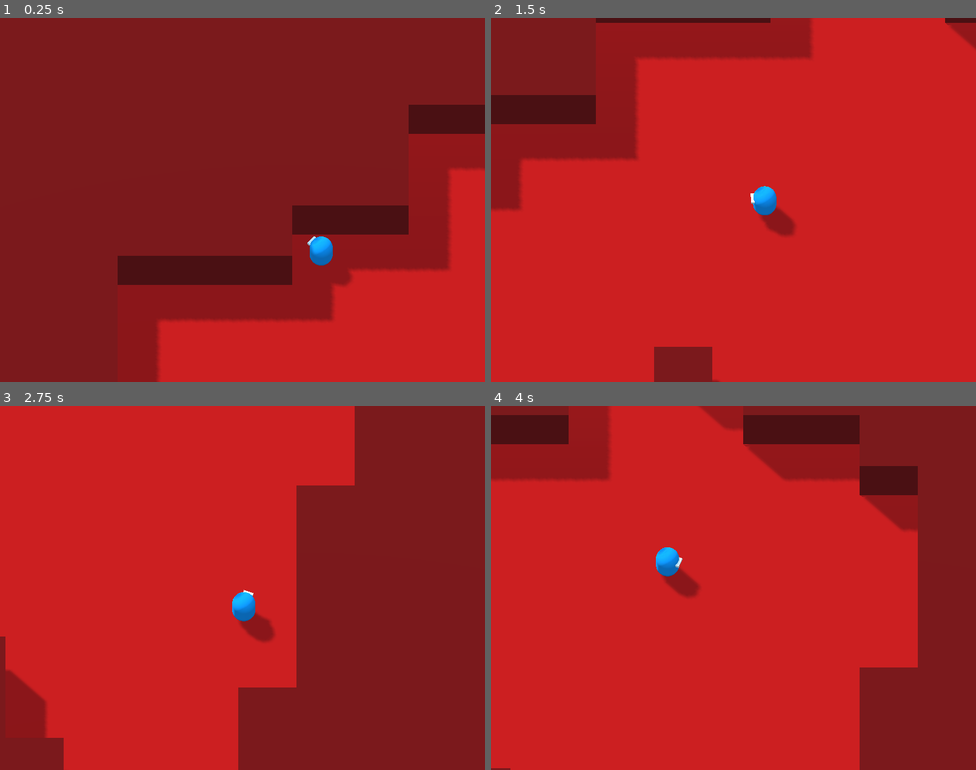
Above: before the commit, frames 1-4 (two rows, left to right).
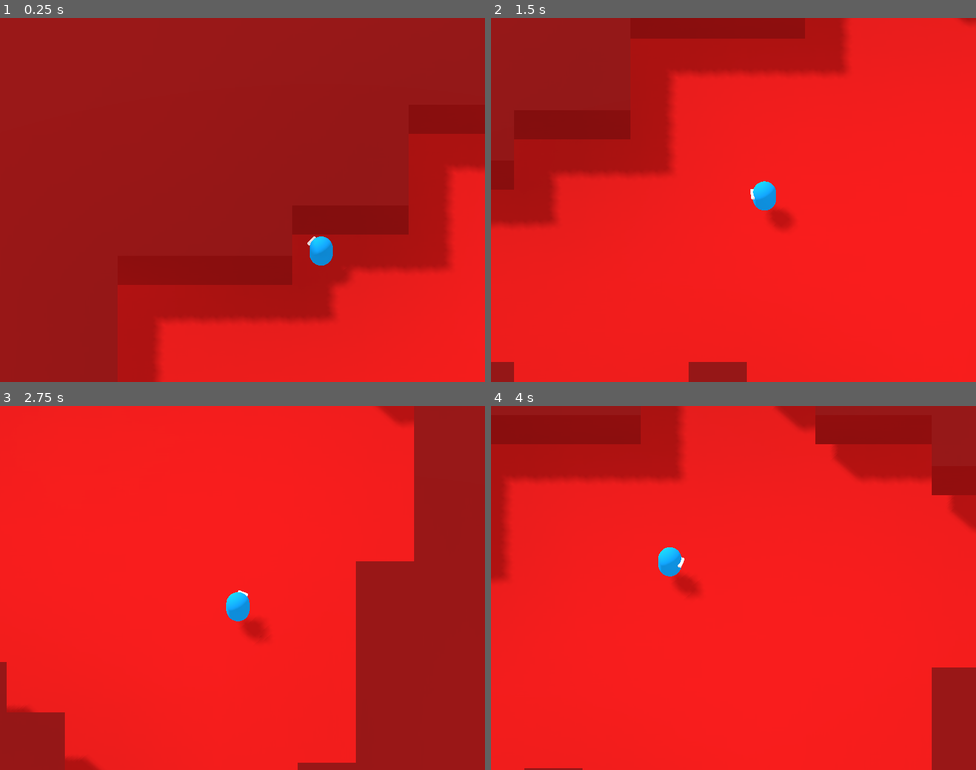
Above: after the commit, the same moments.

Repository: magnanix-dev/GoGodotGameJam3
Game: Godot game, scene res://assets/scenes/development/Testing.tscn
Same seed, same stepped clock (60 frames per second), same inputs: the game is played once before the commit and once after it.
Inputs (mouse positions are in pixels of both pictures, inside the frame that each line leads up to):
- Up to frame 1 (0.25 s): no input
- Up to frame 2 (1.5 s): move the mouse to (840, 181) at 0.52 s; hold D (move_right) 0.53-1.28 s; hold Space (tertiary, bound only after the commit) 0.53-1.28 s; move the mouse to (636, 218) at 1.27 s; hold S (move_backward) from 1.28 s (still down); click (636, 218) at 1.35 s
- Up to frame 3 (2.75 s): tap Space (tertiary, bound only after the commit) at 1.55 s; move the mouse to (291, 507) at 2.02 s; release S (move_backward) at 2.03 s; hold D (move_right) from 2.03 s (still down); hold Space (tertiary, bound only after the commit) from 2.03 s (still down)
- Up to frame 4 (4 s): move the mouse to (709, 660) at 2.77 s; release D (move_right) at 2.78 s; release Space (tertiary, bound only after the commit) at 2.78 s; hold W (move_forward) 2.78-3.53 s; tap Space (tertiary, bound only after the commit) at 2.85, 3.8 s; move the mouse to (879, 642) at 3.52 s; press the mouse at (879, 642) at 3.53 s; hold A (move_left) from 3.53 s (still down)

The runs differ from the first frame. In frame 1, 96% of the frame differs, in the area x 0-100%, y 0-100%; in frame 2, 89%; in frame 3, 99%; in frame 4, 95%.

Commit message:
Add DASH state to player, and implement dash mechanics (boost speed, duration, and cooldown).

Diff:
--- a/assets/scenes/player/Player.tscn
+++ b/assets/scenes/player/Player.tscn
@@ -6,6 +6,7 @@
 [ext_resource path="res://assets/scripts/world/CameraPivot.gd" type="Script" id=4]
 [ext_resource path="res://assets/scripts/player/Stagger.gd" type="Script" id=5]
 [ext_resource path="res://assets/scripts/player/Death.gd" type="Script" id=6]
+[ext_resource path="res://assets/scripts/player/Dash.gd" type="Script" id=7]
 
 [sub_resource type="CapsuleMesh" id=1]
 radius = 0.2
@@ -41,11 +42,13 @@
 
 [node name="Mesh" type="MeshInstance" parent="."]
 transform = Transform( 1, 0, 0, 0, -4.37114e-08, -1, 0, 1, -4.37114e-08, 0, 0.3, 0 )
+use_in_baked_light = true
 mesh = SubResource( 1 )
 material/0 = SubResource( 3 )
 
 [node name="MeshInstance" type="MeshInstance" parent="Mesh"]
 transform = Transform( 1, 0, 0, 0, -4.37114e-08, 1, 0, -1, -4.37114e-08, 0, -0.187816, -0.106417 )
+use_in_baked_light = true
 mesh = SubResource( 4 )
 skeleton = NodePath("../..")
 material/0 = null
@@ -67,6 +70,9 @@
 
 [node name="Death" type="Node" parent="States"]
 script = ExtResource( 6 )
+
+[node name="Dash" type="Node" parent="States"]
+script = ExtResource( 7 )
 
 [node name="Pivot" type="Position3D" parent="."]
 script = ExtResource( 4 )
--- a/assets/scenes/world/Generator.tscn
+++ b/assets/scenes/world/Generator.tscn
@@ -10,14 +10,8 @@
 script = ExtResource( 1 )
 world_material = SubResource( 1 )
 
-[node name="DirectionalLight" type="DirectionalLight" parent="."]
-transform = Transform( -0.707107, 0.5, -0.5, 0, 0.707107, 0.707107, 0.707107, 0.5, -0.5, 0, 16, 0 )
+[node name="Sun" type="DirectionalLight" parent="."]
+transform = Transform( -0.707107, 0.5, -0.5, 0, 0.707107, 0.707107, 0.707107, 0.5, -0.5, 0, 0, 0 )
 shadow_enabled = true
-shadow_color = Color( 0.4, 0.4, 0.4, 1 )
-shadow_bias = -0.05
-shadow_contact = 0.05
-directional_shadow_blend_splits = true
-directional_shadow_normal_bias = 0.4
-directional_shadow_depth_range = 1
 
 [node name="Mesh" type="Node" parent="."]
--- /dev/null
+++ b/assets/scripts/player/Dash.gd
@@ -0,0 +1,36 @@
+extends 'Motion.gd'
+
+export var dash_power : float = 1024
+export var dash_duration : float = 0.25
+export var dash_cooldown : float = 1.5
+
+var enter_move_direction = Vector3.ZERO
+var enter_mouse_direction = Vector3.ZERO
+
+var dash_time = 0.0
+
+var dash_timer
+
+func enter():
+	owner.allow_dash = false
+	if not dash_timer:
+		dash_timer = Timer.new()
+		dash_timer.connect("timeout", owner, "_on_dash_timer_timeout")
+		add_child(dash_timer)
+	dash_timer.start(dash_cooldown)
+	enter_move_direction = get_input_direction()
+	enter_mouse_direction = (owner.mouse_position - owner.global_transform.origin).normalized()
+	dash_time = dash_duration
+
+func update(delta):
+	if enter_move_direction != Vector3.ZERO: #Global.settings.dash_direction:
+		move(enter_move_direction * dash_power * delta)
+	else:
+		move(enter_mouse_direction * (dash_power * delta))
+	dash_time -= (1/dash_duration) * delta
+	print(dash_time)
+	if dash_time <= 0.0:
+		emit_signal("finished", "previous")
+
+func move(velocity):
+	owner.move_and_slide(velocity, Vector3.UP)
--- a/assets/scripts/player/Death.gd
+++ b/assets/scripts/player/Death.gd
@@ -1 +1,4 @@
 extends 'res://assets/scripts/shared/State.gd'
+
+func enter():
+	owner.allow_mouselook = false
--- a/assets/scripts/player/Idle.gd
+++ b/assets/scripts/player/Idle.gd
@@ -1,6 +1,4 @@
 extends 'Motion.gd'
-
-export var max_speed : float = 450
 
 func enter():
 	# Handle animations here
--- a/assets/scripts/player/Motion.gd
+++ b/assets/scripts/player/Motion.gd
@@ -2,9 +2,10 @@
 
 var speed = 0.0
 var velocity = Vector3.ZERO
-var allow_mouselook = true
 
 func handle_input(event):
+	if event.is_action_pressed("tertiary") and owner.allow_dash:
+		emit_signal("finished", "dash")
 	return .handle_input(event)
 
 func get_input_direction():
--- a/assets/scripts/player/Move.gd
+++ b/assets/scripts/player/Move.gd
@@ -1,6 +1,6 @@
 extends 'Motion.gd'
 
-export var max_speed : float = 6
+export var max_speed : float = 4
 
 func enter():
 	speed = 0.0
--- a/assets/scripts/player/StateMachine.gd
+++ b/assets/scripts/player/StateMachine.gd
@@ -1,6 +1,7 @@
 extends KinematicBody
 
 signal changed_state
+signal can_dash
 
 var stack = []
 var current = null
@@ -9,9 +10,13 @@
 var drop_plane
 var mouse_position
 
+var allow_mouselook = true
+var allow_dash = true
+
 onready var map = {
 	'idle': $States/Idle,
 	'move': $States/Move,
+	'dash': $States/Dash,
 	'stagger': $States/Stagger,
 	'death': $States/Death,
 }
@@ -26,20 +31,21 @@
 	_change_state("idle")
 
 func _physics_process(delta):
-	if current.allow_mouselook:
+	if allow_mouselook:
 		_mouselook()
 	current.update(delta)
 
 func _input(event):
 	if event.is_action_pressed("primary"):
 		pass
+	current.handle_input(event)
 
 func _change_state(state):
 	if current: current.exit()
 
 	if state == "previous":
 		stack.pop_front()
-	elif state in ["stagger"]:
+	elif state in ["stagger", "dash"]:
 		stack.push_front(map[state])
 	else:
 		var new = map[state]
@@ -61,3 +67,7 @@
 
 	var target = Vector3(mouse_position.x, global_transform.origin.y, mouse_position.z)
 	look_at(target, Vector3.UP)
+
+func _on_dash_timer_timeout():
+	allow_dash = true
+	emit_signal("can_dash")
--- a/assets/scripts/world/Generator.gd
+++ b/assets/scripts/world/Generator.gd
@@ -31,6 +31,7 @@
 var enemy_spawn_points : Array
 
 onready var meshes = $Mesh
+onready var global_light = $DirectionalLight
 
 var generate = true
 
@@ -54,6 +55,7 @@
 	if build_meshes.size():
 		generate_mesh(build_meshes[0], build_meshes[1], build_meshes[2], world_material)
 	yield(get_tree(), "idle_frame")
+	generate_lightmaps()
 
 func generate_map():
 	generate = true
@@ -251,6 +253,7 @@
 		meshes.add_child(pickup)
 
 func build_map():
+	# Potention Change: Do a search through verts[] for existing Vec3s, if there - change the index provided to indices - in an attempt to merge the quads into a solid mesh.
 	var verts = PoolVector3Array()
 	var uvs = PoolVector2Array()
 	var normals = PoolVector3Array()
@@ -260,12 +263,12 @@
 				tile.ground:
 					var z = 0
 					verts.append(Vector3(x, z, y))
+					normals.append(Vector3.UP)
 					verts.append(Vector3(x + 1, z, y))
+					normals.append(Vector3.UP)
 					verts.append(Vector3(x + 1, z, y + 1))
+					normals.append(Vector3.UP)
 					verts.append(Vector3(x, z, y + 1))
-					normals.append(Vector3.UP)
-					normals.append(Vector3.UP)
-					normals.append(Vector3.UP)
 					normals.append(Vector3.UP)
 					uvs.append(Vector2(0.1, 0.1))
 					uvs.append(Vector2(0.4, 0.1))
@@ -273,65 +276,66 @@
 					uvs.append(Vector2(0.1, 0.4))
 				tile.ceiling:
 					var z = 1
+					var z_height = 1
 					verts.append(Vector3(x, z, y))
+					normals.append(Vector3.UP)
 					verts.append(Vector3(x + 1, z, y))
+					normals.append(Vector3.UP)
 					verts.append(Vector3(x + 1, z, y + 1))
+					normals.append(Vector3.UP)
 					verts.append(Vector3(x, z, y + 1))
-					normals.append(Vector3.UP)
-					normals.append(Vector3.UP)
-					normals.append(Vector3.UP)
 					normals.append(Vector3.UP)
 					uvs.append(Vector2(0.1, 0.6))
 					uvs.append(Vector2(0.4, 0.6))
 					uvs.append(Vector2(0.4, 0.9))
 					uvs.append(Vector2(0.1, 0.9))
 					if grid[x][y-1] == tile.ground:
-						verts.append(Vector3(x + 1, z - 1, y))
+						verts.append(Vector3(x + 1, z - z_height, y))
+						normals.append(Vector3.FORWARD)
 						verts.append(Vector3(x + 1, z, y))
+						normals.append(Vector3.FORWARD)
 						verts.append(Vector3(x, z, y))
-						verts.append(Vector3(x, z - 1, y))
 						normals.append(Vector3.FORWARD)
-						normals.append(Vector3.FORWARD)
-						normals.append(Vector3.FORWARD)
+						verts.append(Vector3(x, z - z_height, y))
 						normals.append(Vector3.FORWARD)
 						uvs.append(Vector2(0.6, 0.1))
 						uvs.append(Vector2(0.9, 0.1))
 						uvs.append(Vector2(0.9, 0.4))
 						uvs.append(Vector2(0.6, 0.4))
 					if grid[x][y+1] == tile.ground:
-						verts.append(Vector3(x, z - 1, y + 1))
+						verts.append(Vector3(x, z - z_height, y + 1))
+						normals.append(Vector3.BACK)
 						verts.append(Vector3(x, z, y + 1))
+						normals.append(Vector3.BACK)
 						verts.append(Vector3(x + 1, z, y + 1))
-						verts.append(Vector3(x + 1, z - 1, y + 1))
 						normals.append(Vector3.BACK)
-						normals.append(Vector3.BACK)
-						normals.append(Vector3.BACK)
+						verts.append(Vector3(x + 1, z - z_height, y + 1))
 						normals.append(Vector3.BACK)
 						uvs.append(Vector2(0.6, 0.1))
 						uvs.append(Vector2(0.9, 0.1))
 						uvs.append(Vector2(0.9, 0.4))
 						uvs.append(Vector2(0.6, 0.4))
 					if grid[x-1][y] == tile.ground:
-						verts.append(Vector3(x, z - 1, y))
+						verts.append(Vector3(x, z - z_height, y))
+						normals.append(Vector3.LEFT)
 						verts.append(Vector3(x, z, y))
+						normals.append(Vector3.LEFT)
 						verts.append(Vector3(x, z, y + 1))
-						verts.append(Vector3(x, z - 1, y + 1))
 						normals.append(Vector3.LEFT)
-						normals.append(Vector3.LEFT)
-						normals.append(Vector3.LEFT)
+						verts.append(Vector3(x, z - z_height, y + 1))
 						normals.append(Vector3.LEFT)
 						uvs.append(Vector2(0.6, 0.1))
 						uvs.append(Vector2(0.9, 0.1))
 						uvs.append(Vector2(0.9, 0.4))
 						uvs.append(Vector2(0.6, 0.4))
 					if grid[x+1][y] == tile.ground:
-						verts.append(Vector3(x + 1, z - 1, y + 1))
+						verts.append(Vector3(x + 1, z - z_height, y + 1))
+						normals.append(Vector3.RIGHT)
 						verts.append(Vector3(x + 1, z, y + 1))
+						normals.append(Vector3.RIGHT)
 						verts.append(Vector3(x + 1, z, y))
-						verts.append(Vector3(x + 1, z - 1, y))
 						normals.append(Vector3.RIGHT)
-						normals.append(Vector3.RIGHT)
-						normals.append(Vector3.RIGHT)
+						verts.append(Vector3(x + 1, z - z_height, y))
 						normals.append(Vector3.RIGHT)
 						uvs.append(Vector2(0.6, 0.1))
 						uvs.append(Vector2(0.9, 0.1))
@@ -342,7 +346,6 @@
 
 func generate_mesh(verts, uvs, normals, material = null):
 	var mesh_instance = MeshInstance.new()
-	meshes.add_child(mesh_instance)
 	var mesh = ArrayMesh.new()
 
 	var arr = []
@@ -357,14 +360,14 @@
 		indices.append(n)
 		indices.append(n+1)
 		indices.append(n+2)
-	for n in range(0, verts.size()):
-		tangents.append_array([-1,0,0,1])
+	#for n in range(0, verts.size()):
+	#	tangents.append_array([-1,0,0,1])
 
 	# Assign arrays to mesh array.
 	arr[Mesh.ARRAY_VERTEX] = verts
 	arr[Mesh.ARRAY_TEX_UV] = uvs
 	arr[Mesh.ARRAY_NORMAL] = normals
-	arr[Mesh.ARRAY_TANGENT] = tangents
+	#arr[Mesh.ARRAY_TANGENT] = tangents
 	arr[Mesh.ARRAY_INDEX] = indices
 
 	# Create mesh surface from mesh array.
@@ -373,6 +376,9 @@
 	if material != null: mesh_instance.material_override = material
 	mesh_instance.create_trimesh_collision()
 	mesh_instance.visible = true
+	mesh_instance.use_in_baked_light = true
+	meshes.add_child(mesh_instance)
+	mesh_instance.owner = $"."
 
 func count_ground():
 	var ground_count = 0
@@ -391,3 +397,11 @@
 			for y in range(h):
 				a[x][y] = v
 	return a
+
+func generate_lightmaps():
+	var gi_probe := GIProbe.new()
+	gi_probe.name = "GI_Probe"
+	gi_probe.global_transform.origin = Vector3(center_point.x, 0, center_point.y)
+	gi_probe.set_extents(Vector3(size.x * 1.5, size.x+size.y, size.y * 1.5))
+	add_child(gi_probe)
+	gi_probe.bake()
--- a/default_env.tres
+++ b/default_env.tres
@@ -3,5 +3,5 @@
 [sub_resource type="ProceduralSky" id=1]
 
 [resource]
-background_mode = 2
 background_sky = SubResource( 1 )
+ambient_light_color = Color( 0.666667, 0.666667, 0.666667, 1 )
--- a/project.godot
+++ b/project.godot
@@ -80,6 +80,11 @@
 "events": [ Object(InputEventMouseButton,"resource_local_to_scene":false,"resource_name":"","device":0,"alt":false,"shi …(212 unchanged characters)…
  ]
 }
+tertiary={
+"deadzone": 0.5,
+"events": [ Object(InputEventKey,"resource_local_to_scene":false,"resource_name":"","device":0,"alt":false,"shift":false,"control":false,"meta":false,"command":false,"pressed":false,"scancode":32,"physical_scancode":0,"unicode":0,"echo":false,"script":null)
+ ]
+}
 
 [physics]
 
Not shown: 1 places in assets/scenes/player/Player.tscn that only renumber resources
